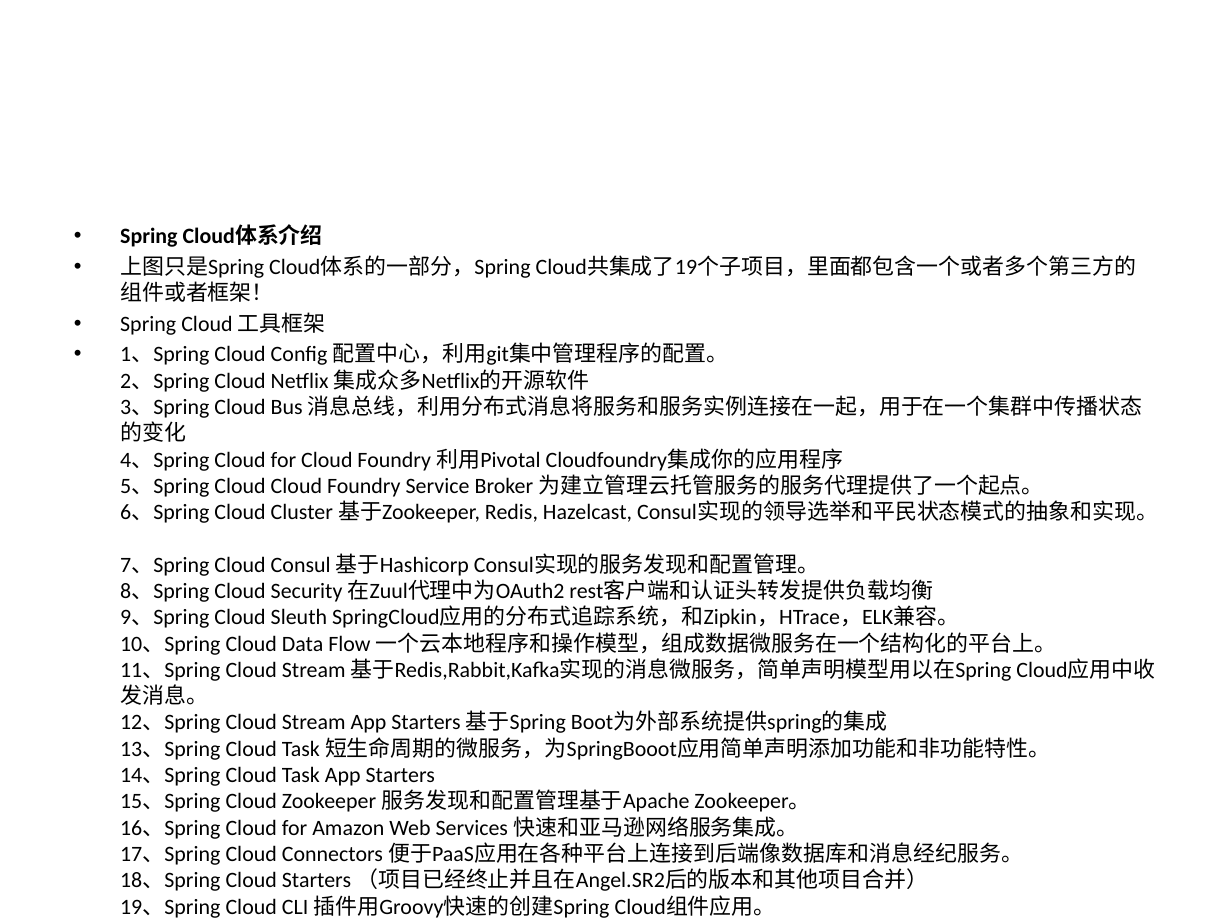
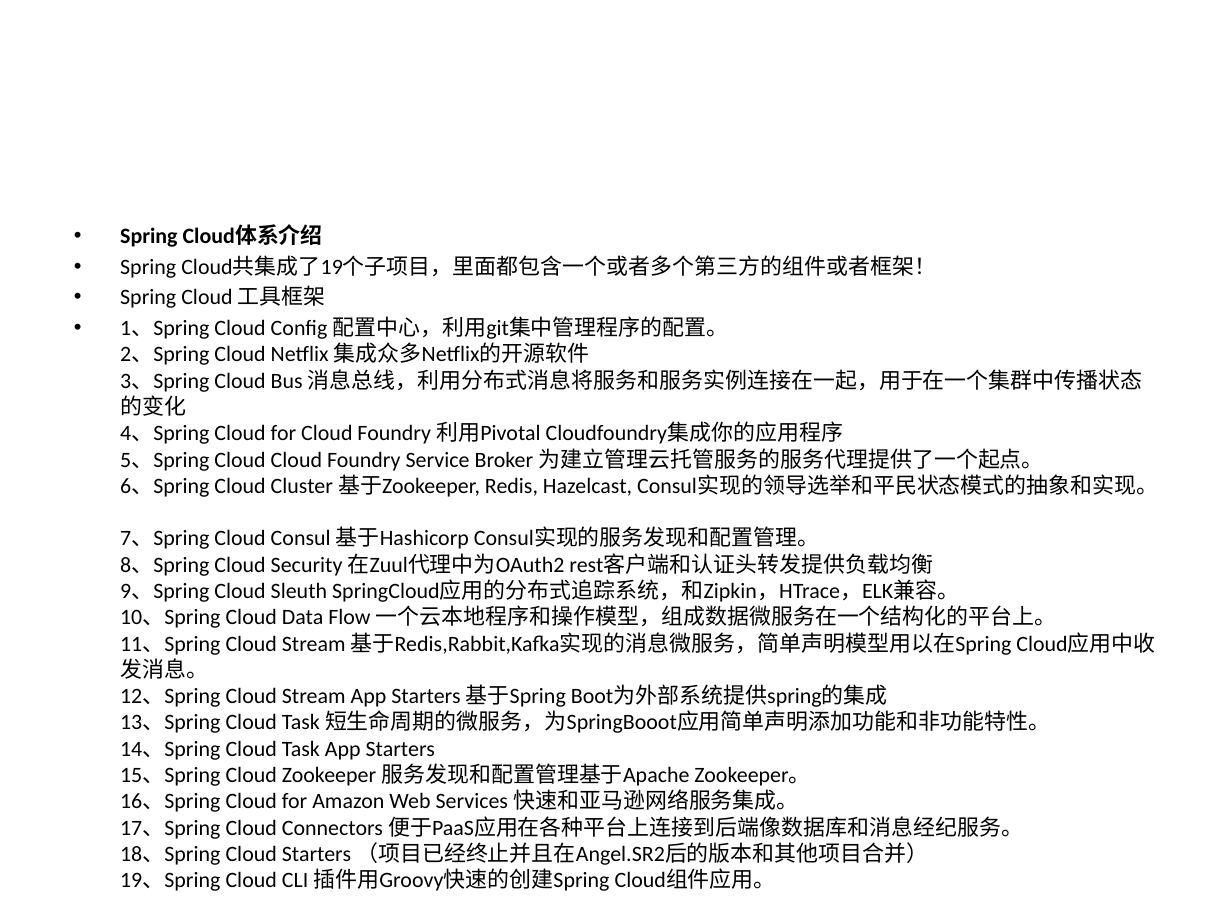
Before and after one commit to qbkken/spring_cloud, a slide deck: slide 5 of spring_cloud.ppt. Drawn at 1232x924 pixels with LibreOffice and Linux fonts; fonts in the diff are those of the drawing. Boxes give left, top, right and bottom in pixels: in the first picture for what was removed or moved away, otherwise in the second. Text is boxed around its words. In the diff, an @@ line names an element or a change of style, - is before the commit and + after.

```diff
--- a/spring_cloud.ppt
+++ b/spring_cloud.ppt
@@ text at <box>120,255,936,278</box>: text changed @@
-• 上图只是Spring Cloud体系的一部分，Spring Cloud共集成了19个子项目，里面都包含一个或者多个第三方的组件或者框架！
+• Spring Cloud共集成了19个子项目，里面都包含一个或者多个第三方的组件或者框架！
```
Also in this commit, not shown: 3 other slides changed, 8 slides added, 2 slides removed, 6 other files.
